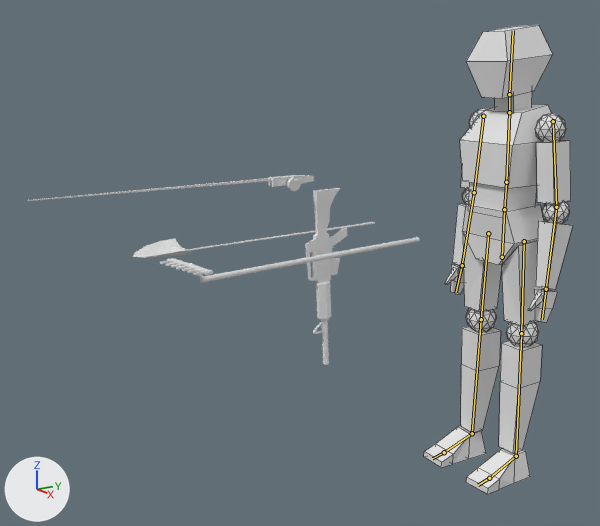
The Blender file blender_models/low-poly-human-edit-rig2-edit.blend as it was, and as the next commit left it.
Before and after are seen from a camera (50 mm lens) standing at (6.18, -6.5, 4.44) and looking at (-1.22, -1.7, 2.3). Lighting does not change. The marker at lower left points along +X, +Y and +Z. The bones that bend it are drawn over the model as lines. Mesh edges are drawn as thin lines on the coarser meshes.
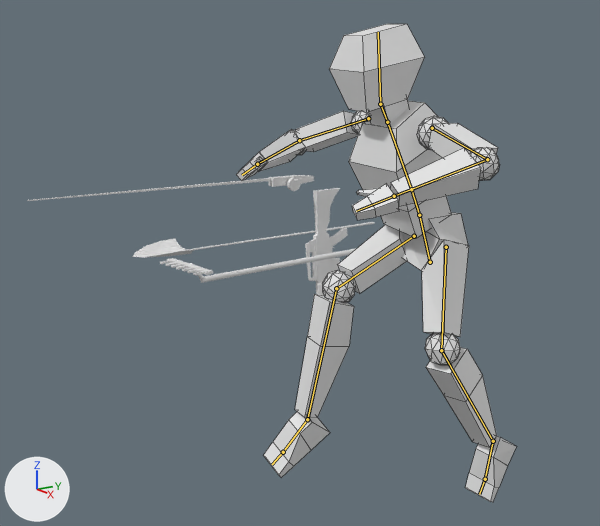
The newer file adds an action. The first version stands in its rest pose; the second is drawn at frame 8 of the action 'SwimmingIdle'.

Location of each change, (x1, y1, x2, y2) in pixels of the pictures (600 x 526 px):
```json
{"object": "Body", "change": "posed", "before": [424, 25, 573, 494], "after": [236, 24, 516, 502], "on screen": "87% wider"}
{"bone": "Pelvis", "before": "(502, 257) to (504, 209)", "after": "(430, 262) to (419, 215)"}
{"bone": "Torso", "before": "(504, 209) to (506, 182)", "after": "(419, 215) to (411, 189)"}
{"bone": "Chest", "before": "(506, 182) to (509, 112)", "after": "(411, 189) to (387, 122)"}
{"bone": "Head", "before": "(509, 94) to (513, 30)", "after": "(380, 104) to (378, 32)"}
{"bone": "LowerLeg.L", "before": "(521, 333) to (516, 456)", "after": "(441, 350) to (493, 441)"}
{"bone": "Foot.L", "before": "(516, 456) to (489, 478)", "after": "(493, 441) to (485, 479)"}
{"bone": "LowerLeg.R.001", "before": "(481, 319) to (472, 433)", "after": "(336, 288) to (307, 419)"}
{"bone": "Foot.R.001", "before": "(472, 433) to (444, 452)", "after": "(307, 419) to (283, 452)"}
```

Edits to the scene script, one JSON object a line:
```json
{"block": "bone_pelvis", "where": "bone_pelvis = bpy.data.objects['Armature'].pose.bones['Pelvis']"}
{"op": "set", "path": "bone_pelvis.location", "old": "(0.0, 0.0, 0.0)", "new": "(0.13, 0.19, 2.11)"}
{"op": "set", "path": "bone_pelvis.rotation_quaternion", "old": "(1.0, 0.0, 0.0, 0.0)", "new": "(0.987, 0.157, -0.035, -0.008)", "note": "degrees (0, 0, 0) -> degrees (18, -4, -2)"}
{"block": "bone_torso", "where": "bone_torso = bpy.data.objects['Armature'].pose.bones['Torso']  # child of 'Pelvis'"}
{"op": "set", "path": "bone_torso.rotation_quaternion", "old": "(1.0, 0.0, 0.0, 0.0)", "new": "(0.997, 0.07, 0.001, -0.039)", "note": "degrees (0, 0, 0) -> degrees (8, 0, -4)"}
{"block": "bone_chest", "where": "bone_chest = bpy.data.objects['Armature'].pose.bones['Chest']  # child of 'Torso'"}
{"op": "set", "path": "bone_chest.rotation_quaternion", "old": "(1.0, 0.0, 0.0, 0.0)", "new": "(0.999, -0.003, 0.016, 0.031)", "note": "degrees (0, 0, 0) -> degrees (0, 2, 4)"}
{"block": "bone_head", "where": "bone_head = bpy.data.objects['Armature'].pose.bones['Head']  # child of 'Neck'"}
{"op": "set", "path": "bone_head.rotation_quaternion", "old": "(1.0, 0.0, 0.0, 0.0)", "new": "(0.985, -0.175, -0.01, 0.005)", "note": "degrees (0, 0, 0) -> degrees (-20, -1, 1)"}
{"block": "bone_lowerleg_l", "where": "bone_lowerleg_l = bpy.data.objects['Armature'].pose.bones['LowerLeg.L']  # child of 'UpperLeg.L'"}
{"op": "set", "path": "bone_lowerleg_l.rotation_quaternion", "old": "(1.0, 0.0, 0.0, 0.0)", "new": "(0.88, -0.463, 0.067, -0.08)", "note": "degrees (0, 0, 0) -> degrees (-56, 3, -12)"}
{"block": "bone_foot_l", "where": "bone_foot_l = bpy.data.objects['Armature'].pose.bones['Foot.L']  # child of 'LowerLeg.L'"}
{"op": "set", "path": "bone_foot_l.rotation_quaternion", "old": "(1.0, 0.0, 0.0, 0.0)", "new": "(0.957, 0.034, -0.043, -0.284)", "note": "degrees (0, 0, 0) -> degrees (5, -4, -33)"}
{"block": "bone_lowerleg_r_001", "where": "bone_lowerleg_r_001 = bpy.data.objects['Armature'].pose.bones['LowerLeg.R.001']  # child of 'UpperLeg.R.001'"}
{"op": "set", "path": "bone_lowerleg_r_001.rotation_quaternion", "old": "(1.0, 0.0, 0.0, 0.0)", "new": "(0.935, 0.354, 0.018, 0.019)", "note": "degrees (0, 0, 0) -> degrees (41, 1, 3)"}
{"block": "bone_foot_r_001", "where": "bone_foot_r_001 = bpy.data.objects['Armature'].pose.bones['Foot.R.001']  # child of 'LowerLeg.R.001'"}
{"op": "set", "path": "bone_foot_r_001.rotation_quaternion", "old": "(1.0, 0.0, 0.0, 0.0)", "new": "(0.887, -0.024, -0.151, -0.437)", "note": "degrees (0, 0, 0) -> degrees (5, -17, -53)"}
{"block": "bone_ik_target_l", "where": "bone_ik_target_l = bpy.data.objects['Armature'].pose.bones['IK.target.L']"}
{"op": "set", "path": "bone_ik_target_l.location", "old": "(0.0, 0.0, 0.0)", "new": "(0.52, -1.17, 1.01)"}
{"op": "set", "path": "bone_ik_target_l.rotation_quaternion", "old": "(1.0, 0.0, 0.0, 0.0)", "new": "(0.998, 0.0, -0.006, -0.055)", "note": "degrees (0, 0, 0) -> degrees (0, -1, -6)"}
{"block": "bone_ik_pole_l", "where": "bone_ik_pole_l = bpy.data.objects['Armature'].pose.bones['IK.pole.L']"}
{"op": "set", "path": "bone_ik_pole_l.location", "old": "(0.0, 0.0, 0.0)", "new": "(-2.33, 5.56, -0.7)"}
{"op": "set", "path": "bone_ik_pole_l.rotation_quaternion", "old": "(1.0, 0.0, 0.0, 0.0)", "new": "(0.998, 0.001, 0.005, -0.055)", "note": "degrees (0, 0, 0) -> degrees (0, 1, -6)"}
{"block": "bone_ik_target_r", "where": "bone_ik_target_r = bpy.data.objects['Armature'].pose.bones['IK.target.R']"}
{"op": "set", "path": "bone_ik_target_r.location", "old": "(0.0, 0.0, 0.0)", "new": "(0.05, -4.37, 1.46)"}
{"op": "set", "path": "bone_ik_target_r.rotation_quaternion", "old": "(1.0, 0.0, 0.0, 0.0)", "new": "(0.998, 0.0, -0.001, -0.056)", "note": "degrees (0, 0, 0) -> degrees (0, 0, -6)"}
{"block": "bone_ik_pole_r", "where": "bone_ik_pole_r = bpy.data.objects['Armature'].pose.bones['IK.pole.R']"}
{"op": "set", "path": "bone_ik_pole_r.location", "old": "(0.0, 0.0, 0.0)", "new": "(-0.28, 12.8, -0.05)"}
{"op": "set", "path": "bone_ik_pole_r.rotation_quaternion", "old": "(1.0, 0.0, 0.0, 0.0)", "new": "(0.998, 0.0, 0.003, -0.056)", "note": "degrees (0, 0, 0) -> degrees (0, 0, -6)"}
{"block": "bone_hand_ik_pole_l", "where": "bone_hand_ik_pole_l = bpy.data.objects['Armature'].pose.bones['Hand.IK.pole.L']"}
{"op": "set", "path": "bone_hand_ik_pole_l.location", "old": "(0.0, 0.0, 0.0)", "new": "(-0.15, 6.02, 0.69)"}
{"op": "set", "path": "bone_hand_ik_pole_l.rotation_quaternion", "old": "(1.0, 0.0, 0.0, 0.0)", "new": "(0.998, 0.0, 0.0, -0.056)", "note": "degrees (0, 0, 0) -> degrees (0, 0, -6)"}
{"block": "bone_hand_ik_target_l", "where": "bone_hand_ik_target_l = bpy.data.objects['Armature'].pose.bones['Hand.IK.target.L']"}
{"op": "set", "path": "bone_hand_ik_target_l.location", "old": "(0.0, 0.0, 0.0)", "new": "(0.59, -5.16, 2.07)"}
{"op": "set", "path": "bone_hand_ik_target_l.rotation_quaternion", "old": "(1.0, 0.0, 0.0, 0.0)", "new": "(0.998, 0.0, 0.004, -0.055)", "note": "degrees (0, 0, 0) -> degrees (0, 0, -6)"}
{"block": "bone_hand_ik_pole_r", "where": "bone_hand_ik_pole_r = bpy.data.objects['Armature'].pose.bones['Hand.IK.pole.R']"}
{"op": "set", "path": "bone_hand_ik_pole_r.location", "old": "(0.0, 0.0, 0.0)", "new": "(0.35, 5.86, 0.86)"}
{"op": "set", "path": "bone_hand_ik_pole_r.rotation_quaternion", "old": "(1.0, 0.0, 0.0, 0.0)", "new": "(0.998, -0.001, 0.004, -0.055)", "note": "degrees (0, 0, 0) -> degrees (0, 0, -6)"}
{"block": "bone_hand_ik_target_r", "where": "bone_hand_ik_target_r = bpy.data.objects['Armature'].pose.bones['Hand.IK.target.R']"}
{"op": "set", "path": "bone_hand_ik_target_r.location", "old": "(0.0, 0.0, 0.0)", "new": "(-0.24, -5.06, 2.56)"}
{"op": "set", "path": "bone_hand_ik_target_r.rotation_quaternion", "old": "(1.0, 0.0, 0.0, 0.0)", "new": "(0.998, 0.0, 0.0, -0.056)", "note": "degrees (0, 0, 0) -> degrees (0, 0, -6)"}
```
